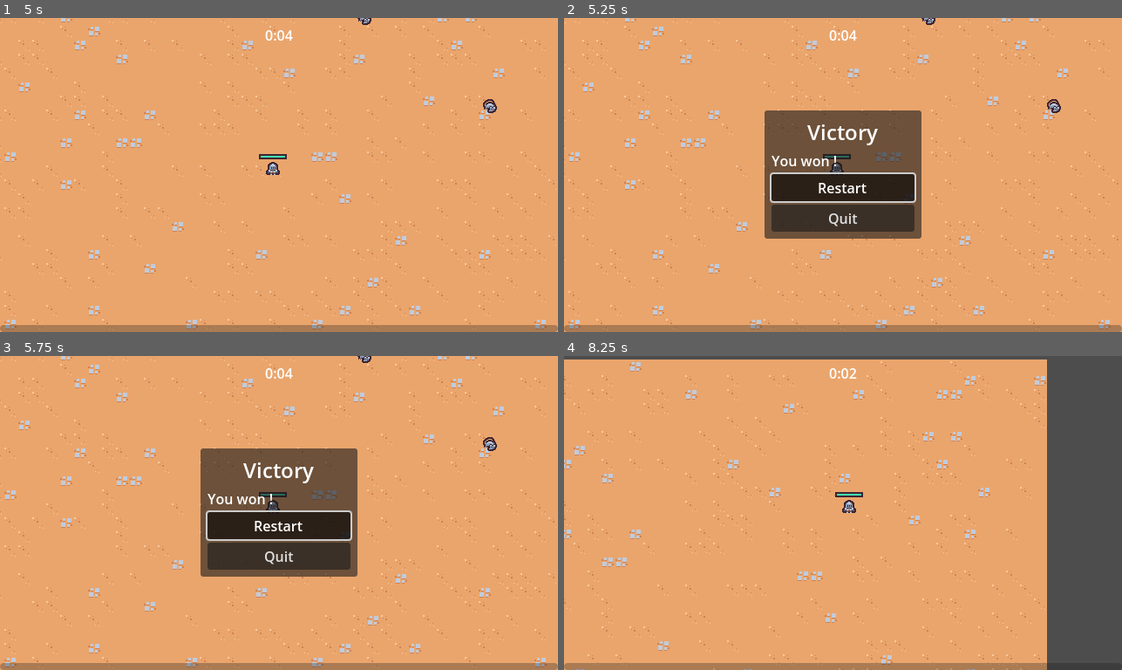
Above: before the commit, frames 1-4 (two rows, left to right).
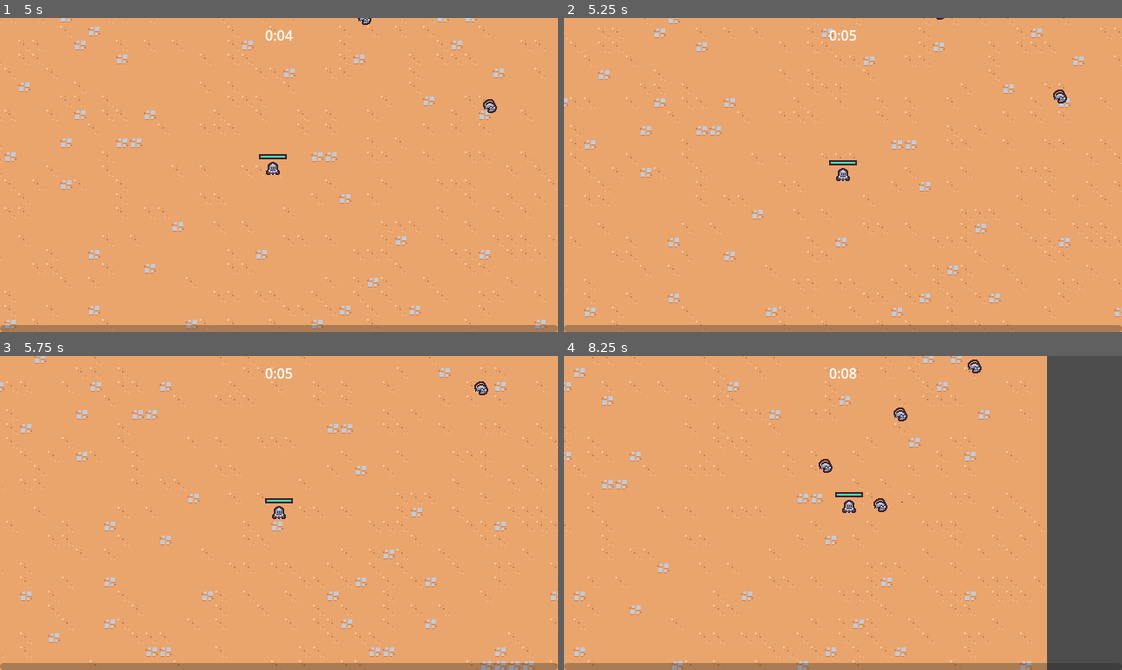
Above: after the commit, the same moments.

Repository: rafariossaa/godot_2d_survival_tutorial
Game: Godot game, scene res://scenes/main/main.tscn
Two runs of this game, one before a commit and one after it. Both use one fixed random seed, a clock stepped at 60 frames per second and the inputs below.
Inputs (mouse positions are in pixels of both pictures, inside the frame that each line leads up to):
- Up to frame 1 (5 s): move the mouse to (401, 159) at 0.52 s; press the mouse at (401, 159) at 0.53 s; hold Right (move_right) 0.53-1.28 s; move the mouse to (167, 190) at 1.27 s; release the mouse at (167, 190) at 1.28 s; hold Down (move_down) 1.28-2.03 s; click (167, 190) at 1.35 s; move the mouse to (334, 105) at 2.02 s; press the mouse at (334, 105) at 2.03 s; hold Right (move_right) 2.03-2.78 s; move the mouse to (251, 237) at 2.77 s; release the mouse at (251, 237) at 2.78 s; hold Up (move_up) 2.78-3.53 s; click (251, 237) at 2.85 s; move the mouse to (446, 222) at 3.52 s; press the mouse at (446, 222) at 3.53 s; hold Left (move_left) from 3.53 s (still down); move the mouse to (111, 127) at 4.27 s; release the mouse at (111, 127) at 4.28 s; click (111, 127) at 4.35 s
- Up to frame 2 (5.25 s): move the mouse to (870, 175) at 5.02 s; release Left (move_left) at 5.03 s; press the mouse at (870, 175) at 5.03 s; hold Down (move_down) from 5.03 s (still down)
- Up to frame 3 (5.75 s): keep holding Down (move_down)
- Up to frame 4 (8.25 s): release Down (move_down) at 5.75 s; release the mouse at (870, 513) at 5.75 s; click (843, 525) at 5.75 s, where only the run before the commit has a clickable "Restart"; move the mouse to (759, 434) at 6.52 s; hold Right (move_right) 6.53-7.28 s; click (759, 434) at 6.6 s; move the mouse to (965, 497) at 7.27 s; press the mouse at (965, 497) at 7.28 s; hold Up (move_up) 7.28-8.03 s; move the mouse to (731, 528) at 8.02 s; release the mouse at (731, 528) at 8.03 s; hold Right (move_right) from 8.03 s (still down); click (731, 528) at 8.1 s

Frame 1 is identical in both runs. In frame 2, 16% of the frame differs, in the area x 0-100%, y 0-100%; in frame 3, 16%; in frame 4, 5.3%.

Commit message:
Lesson 29- Deafeat Screen (reusing victory screen)

Diff:
--- /dev/null
+++ b/scenes/main/main.gd
@@ -0,0 +1,12 @@
+extends Node
+
+@export var end_screen_scene: PackedScene
+
+func _ready():
+	$%Player.health_component.died.connect(on_player_died)
+
+
+func on_player_died():
+	var end_screen_instace = end_screen_scene.instantiate()
+	end_screen_instace.set_defeat()
+	add_child(end_screen_instace)
--- a/scenes/main/main.tscn
+++ b/scenes/main/main.tscn
@@ -1,16 +1,20 @@
-[gd_scene load_steps=10 format=3 uid="uid://n2nryh6r21x7"]
+[gd_scene load_steps=12 format=3 uid="uid://n2nryh6r21x7"]
 
 [ext_resource type="PackedScene" uid="uid://dfngft5jkrqqy" path="res://scenes/ui/arena_time_ui.tscn" id="1_1tvth"]
 [ext_resource type="PackedScene" uid="uid://cnq0m7uesfc7p" path="res://scenes/game_object/game_camera/game_camera.tscn" id="1_1x2xq"]
 [ext_resource type="PackedScene" uid="uid://baujaeh0ajd1p" path="res://scenes/game_object/player/player.tscn" id="1_ke4iv"]
 [ext_resource type="TileSet" uid="uid://8ml0jpl1eb1t" path="res://resources/tileset.tres" id="1_nj4a5"]
 [ext_resource type="PackedScene" uid="uid://do5q42qa01q71" path="res://scenes/manager/enemy_manager.tscn" id="1_s1dft"]
+[ext_resource type="Script" path="res://scenes/main/main.gd" id="1_sv1h3"]
 [ext_resource type="PackedScene" uid="uid://b1s6qjhk5ua7n" path="res://scenes/ui/experience_bar.tscn" id="2_jrt46"]
 [ext_resource type="PackedScene" uid="uid://brk2x74hqlro7" path="res://scenes/manager/arena_time_manager.tscn" id="2_rftig"]
+[ext_resource type="PackedScene" uid="uid://rsky7aeuapu3" path="res://scenes/ui/end_screen.tscn" id="2_w28ki"]
 [ext_resource type="PackedScene" uid="uid://b5tbvbudmofd3" path="res://scenes/manager/experience_manager.tscn" id="4_imuou"]
 [ext_resource type="PackedScene" uid="uid://dmv0il81tp7wx" path="res://scenes/manager/upgrade_manager.tscn" id="6_q2am7"]
 
 [node name="Main" type="Node"]
+script = ExtResource("1_sv1h3")
+end_screen_scene = ExtResource("2_w28ki")
 
 [node name="ArenaTimeUI" parent="." node_paths=PackedStringArray("arena_time_manager") instance=ExtResource("1_1tvth")]
 arena_time_manager = NodePath("../ArenaTimeManager")
@@ -38,6 +42,7 @@
 y_sort_enabled = true
 
 [node name="Player" parent="Entities" instance=ExtResource("1_ke4iv")]
+unique_name_in_owner = true
 position = Vector2(362, 269)
 
 [node name="Foreground" type="Node2D" parent="." groups=["foreground_layer"]]
--- a/scenes/manager/arena_time_manager.gd
+++ b/scenes/manager/arena_time_manager.gd
@@ -1,6 +1,6 @@
 extends Node
 
-@export var victory_screen_scene: PackedScene
+@export var end_screen_scene: PackedScene
 
 @onready var timer = $Timer
 
@@ -13,5 +13,5 @@
 
 
 func on_timer_timeout():
-	var victory_screen_instace = victory_screen_scene.instantiate()
-	add_child(victory_screen_instace)
+	var end_screen_instace = end_screen_scene.instantiate()
+	add_child(end_screen_instace)
--- a/scenes/manager/arena_time_manager.tscn
+++ b/scenes/manager/arena_time_manager.tscn
@@ -1,13 +1,13 @@
 [gd_scene load_steps=3 format=3 uid="uid://brk2x74hqlro7"]
 
 [ext_resource type="Script" path="res://scenes/manager/arena_time_manager.gd" id="1_qsevd"]
-[ext_resource type="PackedScene" uid="uid://rsky7aeuapu3" path="res://scenes/ui/victory_screen.tscn" id="2_nm6sb"]
+[ext_resource type="PackedScene" uid="uid://rsky7aeuapu3" path="res://scenes/ui/end_screen.tscn" id="2_nm6sb"]
 
 [node name="ArenaTimeManager" type="Node"]
 script = ExtResource("1_qsevd")
-victory_screen_scene = ExtResource("2_nm6sb")
+end_screen_scene = ExtResource("2_nm6sb")
 
 [node name="Timer" type="Timer" parent="."]
-wait_time = 5.0
+wait_time = 60.0
 one_shot = true
 autostart = true
--- a/scenes/ui/victory_screen.gd
+++ b/scenes/ui/end_screen.gd
@@ -7,6 +7,11 @@
 	$%RestartButton.pressed.connect(on_restart_button_pressed)
 	$%QuitButton.pressed.connect(on_quit_button_pressed)
 
+
+func set_defeat():
+	$%TitleLabel.text = "Defat"
+	$%DescriptionLabel.text = "You lost!"
+
 func on_restart_button_pressed():
 	get_tree().paused = false
 	get_tree().change_scene_to_file("res://scenes/main/main.tscn")
--- a/scenes/ui/victory_screen.tscn
+++ b/scenes/ui/end_screen.tscn
@@ -1,10 +1,10 @@
 [gd_scene load_steps=2 format=3 uid="uid://rsky7aeuapu3"]
 
-[ext_resource type="Script" path="res://scenes/ui/victory_screen.gd" id="1_i0l1i"]
+[ext_resource type="Script" path="res://scenes/ui/end_screen.gd" id="1_6dpuy"]
 
-[node name="VictoryScreen" type="CanvasLayer"]
+[node name="EndScreen" type="CanvasLayer"]
 process_mode = 3
-script = ExtResource("1_i0l1i")
+script = ExtResource("1_6dpuy")
 
 [node name="MarginContainer" type="MarginContainer" parent="."]
 anchors_preset = 15
@@ -29,14 +29,16 @@
 [node name="VBoxContainer" type="VBoxContainer" parent="MarginContainer/PanelContainer/MarginContainer"]
 layout_mode = 2
 
-[node name="Label" type="Label" parent="MarginContainer/PanelContainer/MarginContainer/VBoxContainer"]
+[node name="TitleLabel" type="Label" parent="MarginContainer/PanelContainer/MarginContainer/VBoxContainer"]
+unique_name_in_owner = true
 layout_mode = 2
 theme_override_font_sizes/font_size = 24
 text = "Victory"
 horizontal_alignment = 1
 vertical_alignment = 1
 
-[node name="Label2" type="Label" parent="MarginContainer/PanelContainer/MarginContainer/VBoxContainer"]
+[node name="DescriptionLabel" type="Label" parent="MarginContainer/PanelContainer/MarginContainer/VBoxContainer"]
+unique_name_in_owner = true
 layout_mode = 2
 text = "You won !"
 
